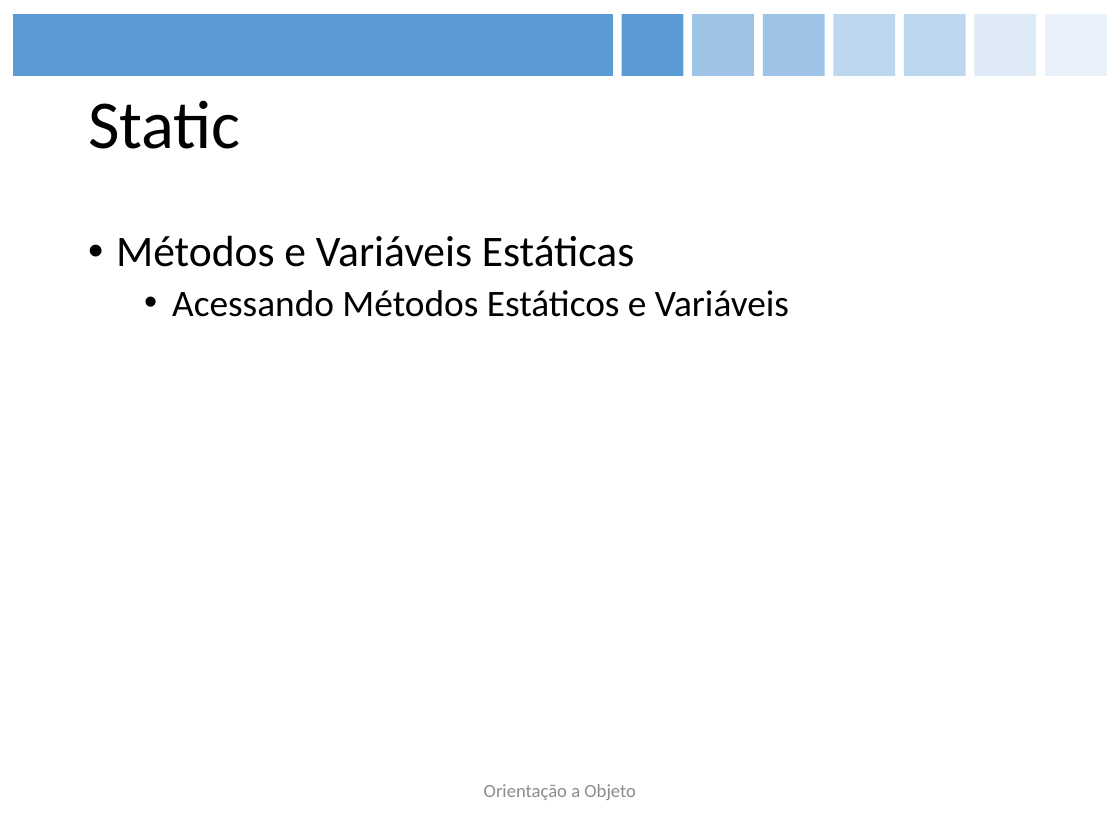
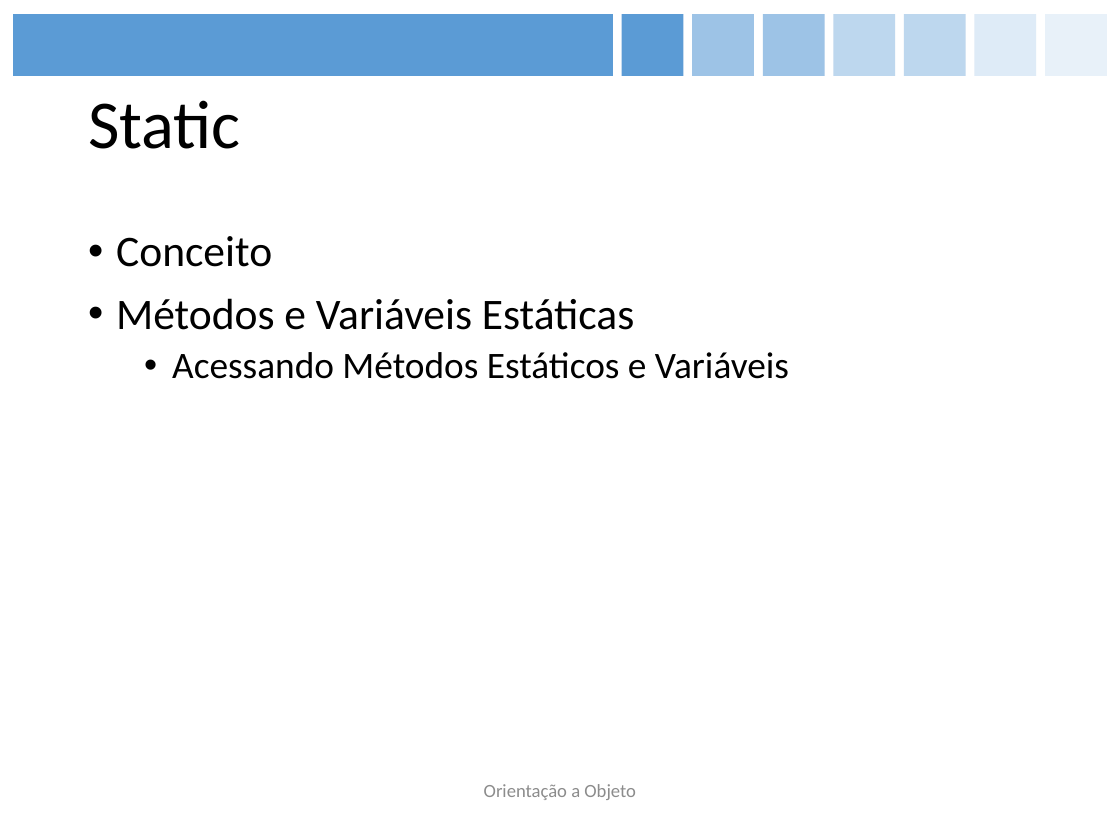
Before and after one commit to figueiredojrr/treinamentoJavaSeOcaAgosto, a slide deck: slide 33 of TreinamentoJavaSeOca/documentos/apresentação/OCA.pptx. Drawn at 1120x840 pixels with LibreOffice and Linux fonts; fonts in the diff are those of the drawing. Boxes give left, top, right and bottom in pixels: in the first picture for what was removed or moved away, otherwise in the second. Text is boxed around its words. In the diff, an @@ line names an element or a change of style, - is before the commit and + after.

```diff
--- a/TreinamentoJavaSeOca/documentos/apresentação/OCA.pptx
+++ b/TreinamentoJavaSeOca/documentos/apresentação/OCA.pptx
@@ text at <box>116,236,272,267</box>: paragraph added @@
+• Conceito
```
Also in this commit, not shown: 6 other slides changed, 1 slide removed.
